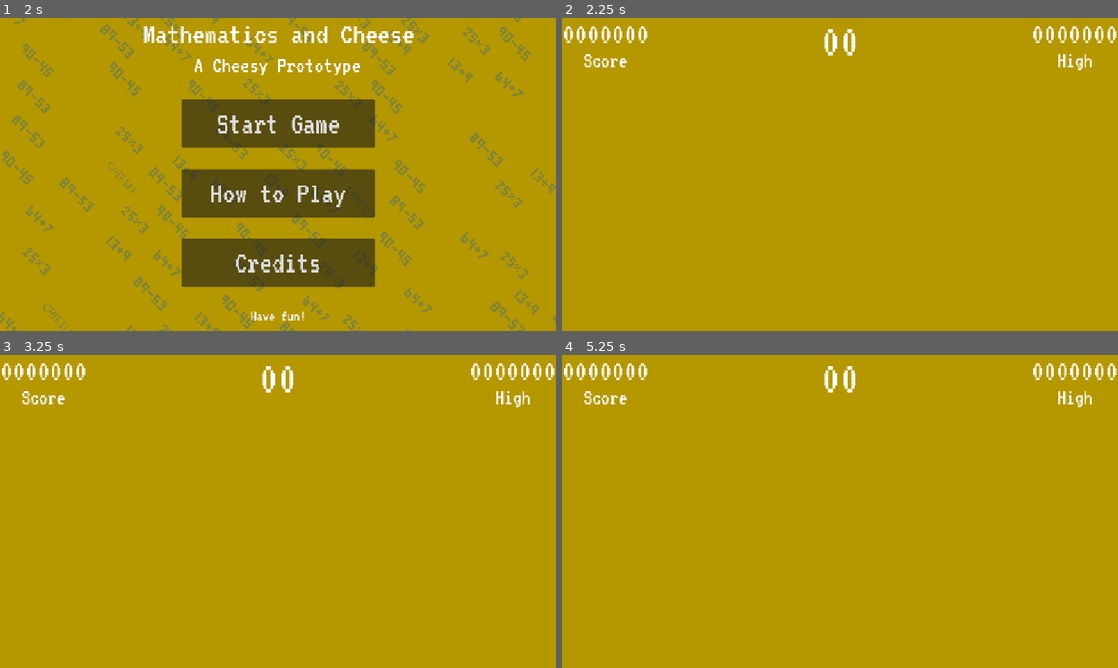
Above: before the commit, frames 1-4 (two rows, left to right).
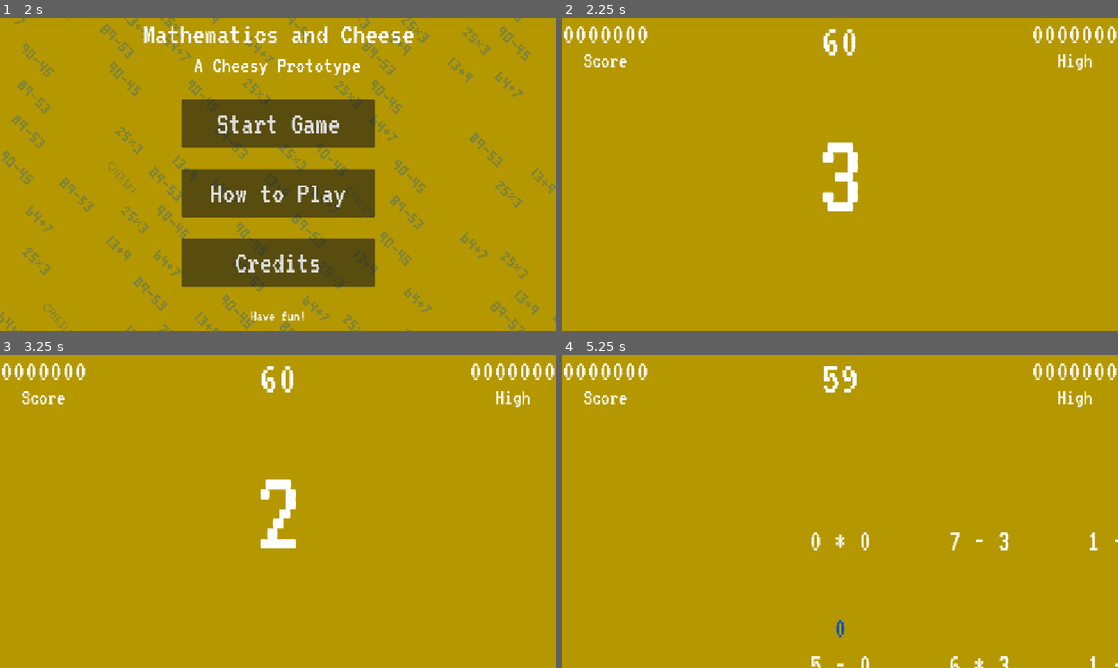
Above: after the commit, the same moments.

Repository: sdepouw/mathematics-and-cheese
Game: Godot game, scene res://Scenes/Root/root.tscn
Same seed, same stepped clock (60 frames per second), same inputs: the game is played once before the commit and once after it.
Inputs (mouse positions are in pixels of both pictures, inside the frame that each line leads up to):
- Up to frame 1 (2 s): tap Enter at 0.5 s; move the mouse to (400, 158) at 0.52 s; hold D (move_right) 0.53-1.28 s; tap Space (confirm) at 0.6, 1.25, 1.35 s; click (400, 158) at 0.67 s; move the mouse to (166, 190) at 1.27 s; hold S (move_down) from 1.28 s (still down)
- Up to frame 2 (2.25 s): release S (move_down) at 2 s; click "Start Game" at 2 s
- Up to frame 3 (3.25 s): tap Space (confirm) at 2.75, 2.85 s; move the mouse to (333, 442) at 2.77 s; hold D (move_right) from 2.78 s (still down)
- Up to frame 4 (5.25 s): tap Space (confirm) at 3.5, 3.6, 4.35, 5, 5.1 s; move the mouse to (812, 574) at 3.52 s; release D (move_right) at 3.53 s; hold W (move_up) 3.53-4.28 s; click (812, 574) at 3.67 s; move the mouse to (1006, 558) at 4.27 s; hold A (move_left) from 4.28 s (still down); move the mouse to (673, 464) at 5.02 s

Frame 1 is identical in both runs. In frame 2, 0.9% of the frame differs, in the area x 46-54%, y 3-62%; in frame 3, 0.8%; in frame 4, 0.8%.
Error before the commit: Parse Error: Identifier "equation" not declared in the current scope. (res://Scenes/EquationBoard/equation_board.gd:60)

Commit message:
Mouse clicks work on Equations
But now it's misaligned for some reason

Diff:
--- a/Game/Scenes/EquationBoard/equation_board.gd
+++ b/Game/Scenes/EquationBoard/equation_board.gd
@@ -4,7 +4,7 @@
 const EQUATION_SCENE: PackedScene = preload("res://Scenes/Equation/equation.tscn")
 
 ## Emitted when any Equation on the board is selected
-signal equation_selected(equation: Equation)
+signal board_equation_selected(equation: Equation)
 
 @onready var _equation_row_1: EquationRow = $EquationRow1
 @onready var _equation_row_3: EquationRow = $EquationRow3
@@ -32,9 +32,6 @@
   _equation_row_1.set_row(_equations[0], _equations[1], _equations[2])
   _equation_row_3.set_row(_equations[3], _equations[4], _equations[5])
 
-func _on_player_confirm() -> void:
-  equation_selected.emit(_selected_equation)
-
 func _on_player_moved(direction: Globals.Direction) -> void:
   print("moved! ", direction)
   #var new_position: Vector2 = _get_new_reticle_position(direction)
@@ -54,15 +51,22 @@
   return new_position
 
 func generate_unique_equations() -> Array[Equation]:
-  # TODO: Generate unique
+  # Refresh all equations
   for equation: Equation in _equations:
     equation.generate_new_equation()
-  while _equations.filter(func (eq: Equation) -> bool: return eq.get_answer() == equation.get_answer()).size() > 0:
-    equation.generate_new_equation()
+  # If any equation's answer is a duplicate, refresh again
+  for equation: Equation in _equations:
+    if(_equations.filter(func (eq: Equation) -> bool: return eq.get_answer() == equation.get_answer()).size() > 1):
+      generate_unique_equations()
+      break
   return _equations
 
+func _refresh_equations() -> void:
+  for equation: Equation in _equations:
+    equation.generate_new_equation()
+
 func _on_equation_selected(equation: Equation) -> void:
-  equation_selected.emit(equation)
+  board_equation_selected.emit(equation)
 
 func _instantiate_equation() -> Equation:
   var instance: Node = EQUATION_SCENE.instantiate()
--- a/Game/Scenes/Game/game.gd
+++ b/Game/Scenes/Game/game.gd
@@ -91,7 +91,7 @@
   _restart_button.disabled = false
   _main_menu_button.disabled = false
 
-func _on_equation_selected(equation: Equation) -> void:
+func _on_board_equation_selected(equation: Equation) -> void:
   if !_game_on or equation == null:
     return
   if _answer_to_hit == equation.get_answer():
--- a/Game/Scenes/Game/game.tscn
+++ b/Game/Scenes/Game/game.tscn
@@ -23,6 +23,7 @@
 [node name="HUD" parent="." instance=ExtResource("2_i1e5p")]
 
 [node name="EquationBoard" parent="." groups=["GamePieces"] instance=ExtResource("3_flgk0")]
+visible = false
 position = Vector2(288, 192)
 
 [node name="AnswerToHitLabel" type="Label" parent="." groups=["GamePieces"]]
@@ -102,6 +103,6 @@
 [connection signal="game_ended" from="." to="HUD" method="_on_game_ended"]
 [connection signal="game_started" from="." to="." method="_on_game_started"]
 [connection signal="timeout" from="GameTimer" to="." method="_on_game_timer_timeout"]
-[connection signal="equation_selected" from="EquationBoard" to="." method="_on_equation_selected"]
+[connection signal="board_equation_selected" from="EquationBoard" to="." method="_on_board_equation_selected"]
 [connection signal="pressed" from="RestartButton" to="." method="_on_restart_button_pressed"]
 [connection signal="pressed" from="MainMenuButton" to="." method="_on_main_menu_button_pressed"]
